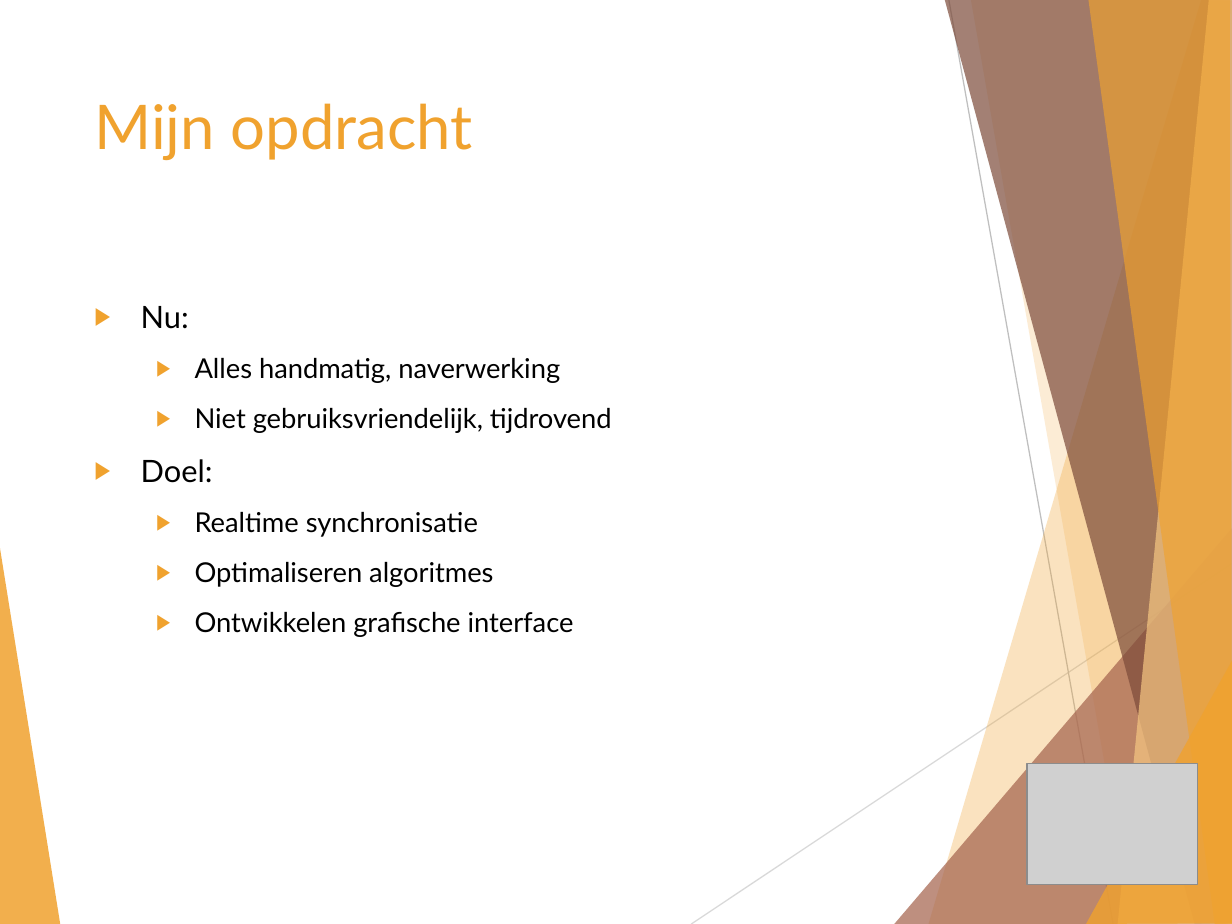
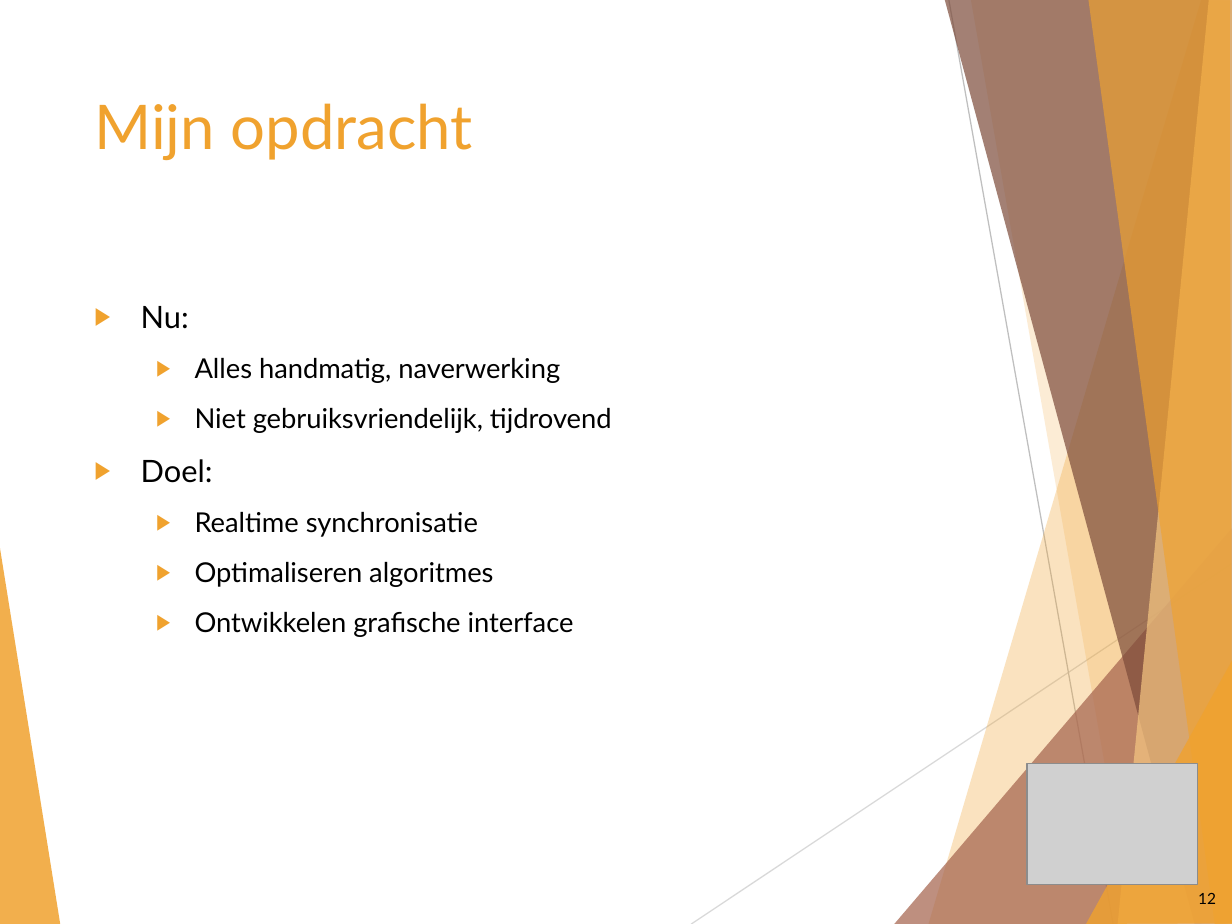
Before and after one commit to wardva/SignalSync, a slide deck: slide 12 of Presentatie 1/Masterproef_final.pptx. Drawn at 1232x924 pixels with LibreOffice and Linux fonts; fonts in the diff are those of the drawing; grey boxes stand for pictures. Boxes give left, top, right and bottom in pixels: in the first picture for what was removed or moved away, otherwise in the second. Text is boxed around its words. In the diff, an @@ line names an element or a change of style, - is before the commit and + after.

```diff
--- a/Presentatie 1/Masterproef_final.pptx
+++ b/Presentatie 1/Masterproef_final.pptx
@@ page number added at (1198,893,1216,904), 9 pt, text #000000 @@
+12
```
Also in this commit, not shown: 12 other slides changed, 1 slide added, 21 other files.
